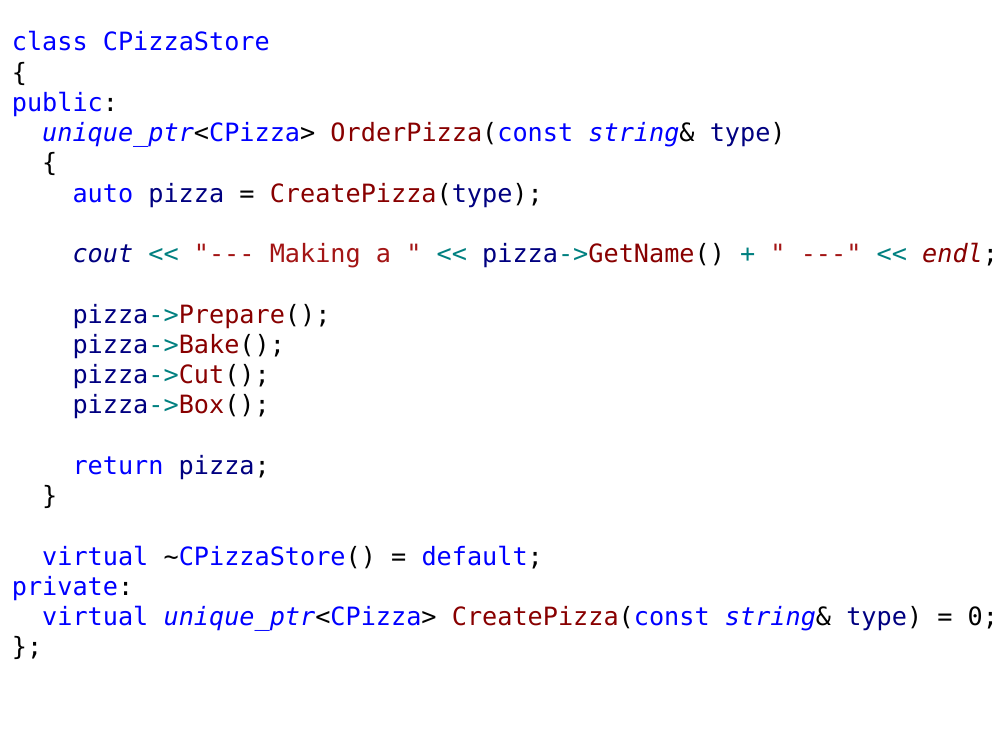
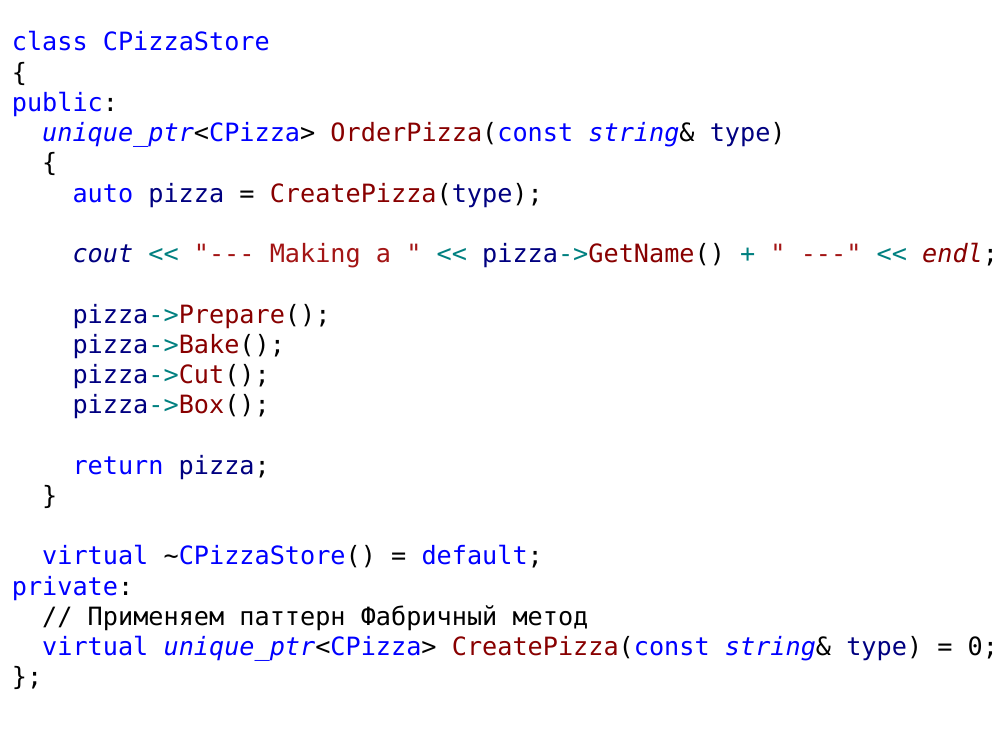
Before and after one commit to alexey-malov/ood, a slide deck: slide 52 of lectures/04.factory/factory.pptx. Drawn at 1008x756 pixels with LibreOffice and Linux fonts; fonts in the diff are those of the drawing. Boxes give left, top, right and bottom in pixels: in the first picture for what was removed or moved away, otherwise in the second. Text is boxed around its words. In the diff, an @@ line names an element or a change of style, - is before the commit and + after.

Commit message:
Обновлена презентация по паттерну Фабрика

```diff
--- a/lectures/04.factory/factory.pptx
+++ b/lectures/04.factory/factory.pptx
@@ text at [88,605,589,631]: paragraph added @@
+// Применяем паттерн Фабричный метод
```
Also in this commit, not shown: 5 other slides changed.
